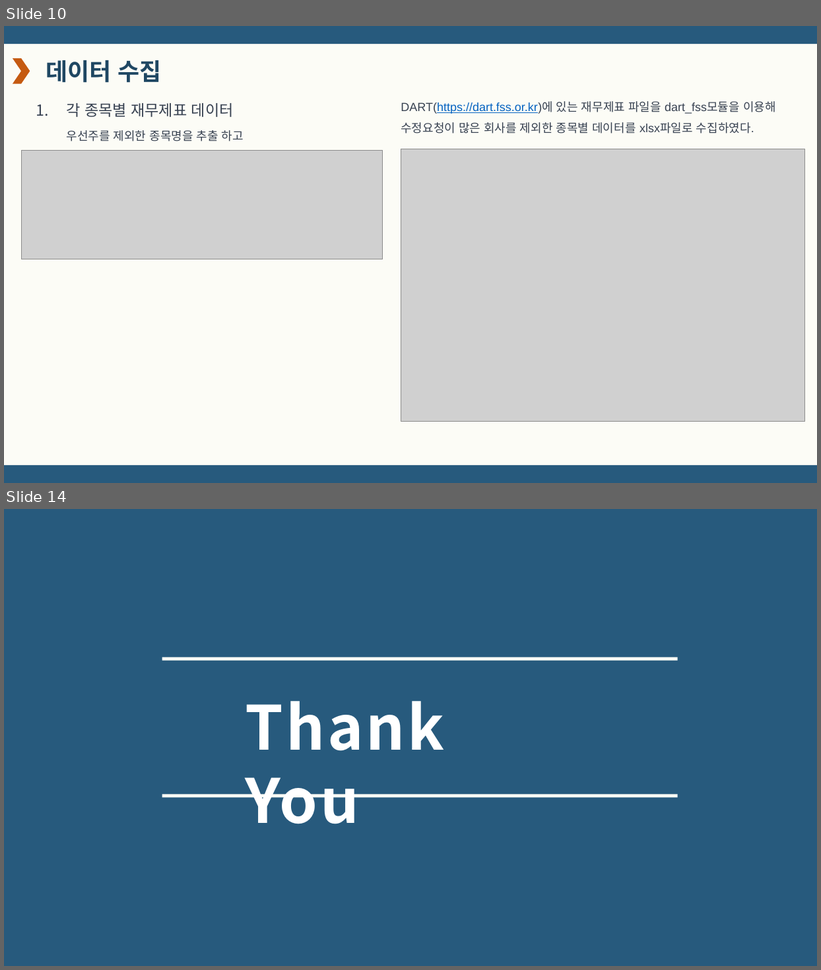
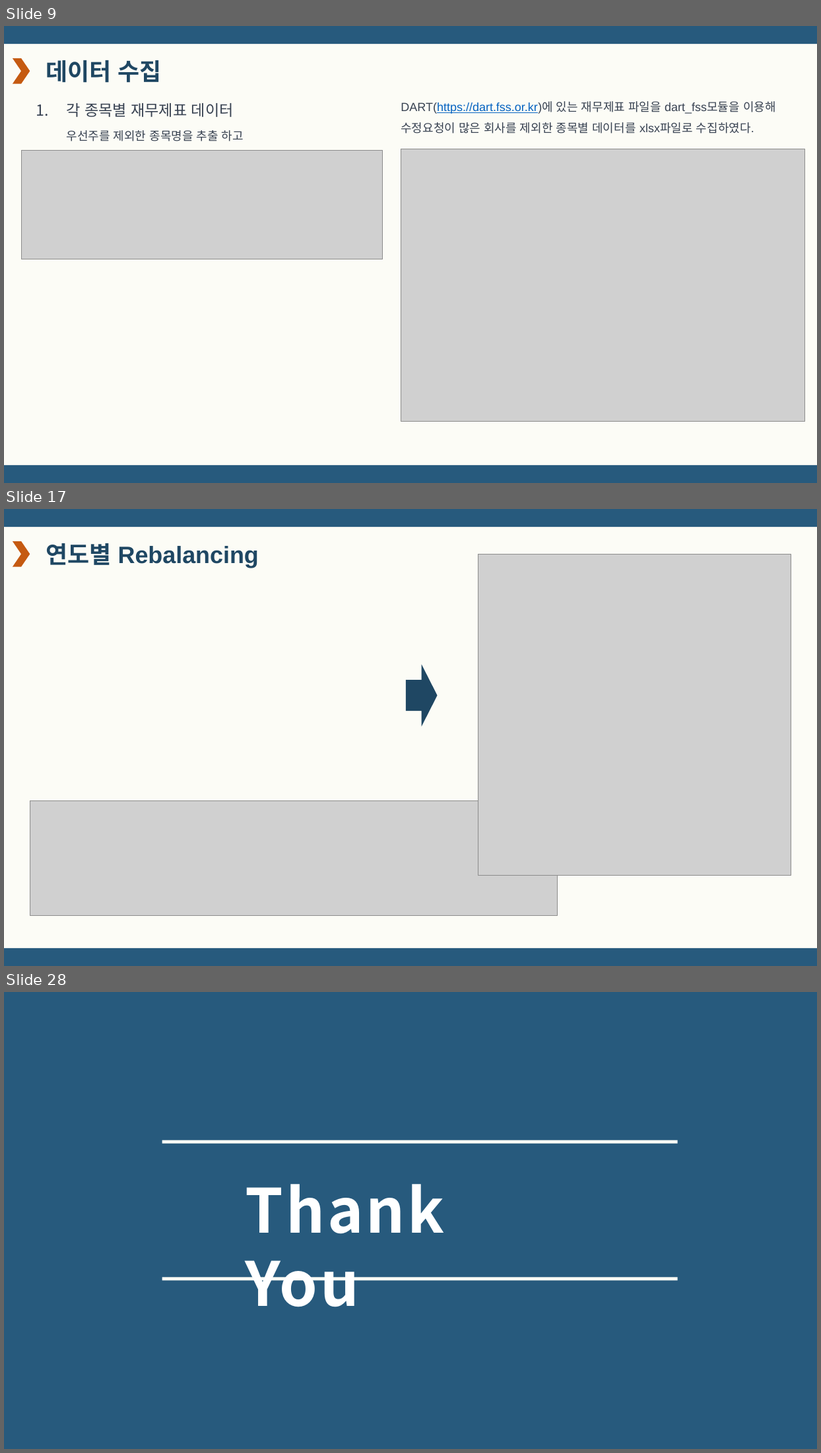
Before and after one commit to doyeon0139/Study, a slide deck: A_project/A조 마법의 공식 뾰로롱.pptx. Shown one above the other, each under a label of ours: slides 10 and 14 before the commit, slides 9, 17 and 28 after it; the slides between them are not shown. The pictures are 821x970 and 821x1453 pixels, drawn with LibreOffice and Linux fonts; fonts in the diff are those of the drawing; grey boxes stand for pictures. Boxes give left, top, right and bottom in pixels: in the first picture for what was removed or moved away, otherwise in the second. Text is boxed around its words. In the diff, an @@ line names an element or a change of style, - is before the commit and + after.

```diff
--- a/A_project/A조 마법의 공식 뾰로롱.pptx
+++ b/A_project/A조 마법의 공식 뾰로롱.pptx
@@ slide 17 added at bbox=[4, 509, 817, 966], background #FCFCF6 @@
@@ rectangle added at bbox=[4, 509, 817, 527], fill #275A7D @@
@@ chevron added at bbox=[13, 541, 30, 567], fill #C55A11 @@
@@ text added at bbox=[46, 543, 259, 568], 28 pt, text #1F4763, bold @@
+연도별 Rebalancing
@@ picture added at bbox=[479, 554, 791, 875] @@
@@ right arrow added at bbox=[406, 665, 438, 727], fill #1F4763 @@
@@ picture added at bbox=[30, 801, 557, 916] @@
@@ rectangle added at bbox=[4, 949, 817, 966], fill #275A7D @@
@@ what was slide 10 is now slide 9 @@
@@ what was slide 14 is now slide 28 @@
```
Also in this commit, not shown: 7 slides changed, 16 other slides added, 3 slides removed, 6 other files.
